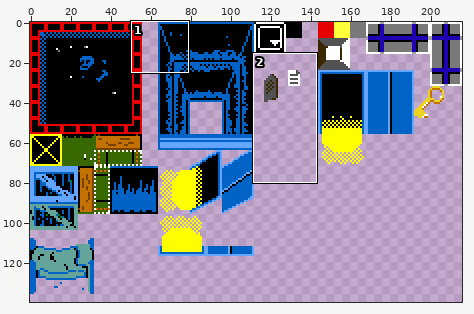
Pixel-art file: Concept/tileset.aseprite. Above, an overview of the earlier version with the close-up marked.
Close-up. First the earlier version:
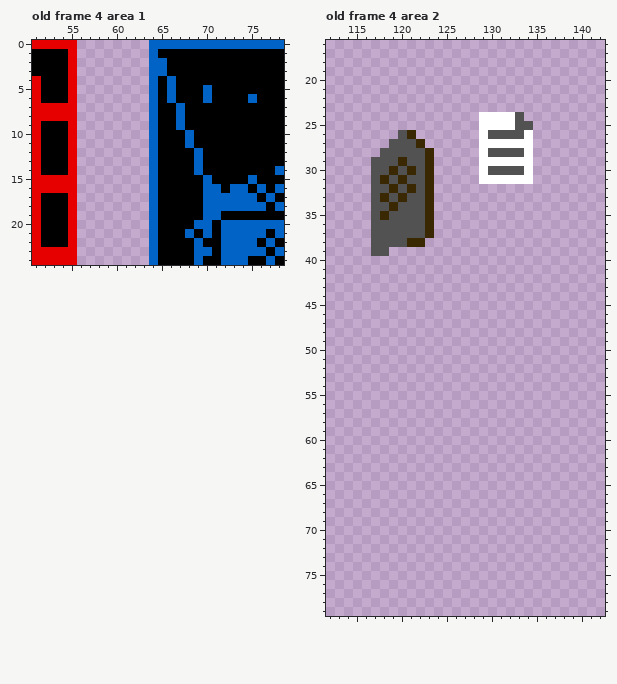
216x200 pixels, 5 frames. Colours within 5 levels of each other are drawn and written as one. Shown: old frame 4 area 1: x 51..78, y 0..24; old frame 4 area 2: x 112..142, y 16..79. The wide view leaves out empty margins. The commit also changed other frames or places, which this record leaves out.
After the commit:
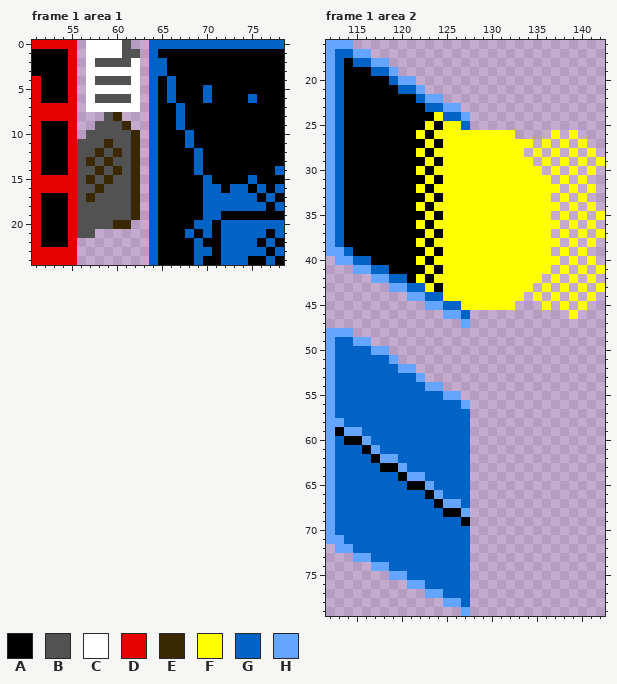
Palette (. is transparent): A #000000  B #525252  C #ffffff  D #e60000  E #3a2802  F #ffff00  G #0163c6  H #64a5ff
A new or re-ordered frame is compared with the old frame closest to it.
What changed:
frames re-ordered
Changed rows in their new state; - is an unchanged pixel.
Frame 1 area 1 against old frame 4, layer "Layer 1":
first column x 56:
 0 -CCCCB-
 1 -CCCCBB
 2 -CBBBBC
 3 -CCCCCC
 4 -CBBBBC
 5 -CCCCCC
 6 -CBBBBC
 7 -CCCCCC
 8 ---BE--
 9 --BBBE-
10 -BBBBBE
11 BBBEBBE
12 BBEBEBE
13 BEBEBBE
14 BBEBEBE
15 BEBEBBE
16 BBEBBBE
17 BEBBBBE
18 BBBBBBE
19 BBBBBBE
20 BBBBEE-
21 BB-----
Frame 1 area 2 against old frame 4, layer "Layer 1":
first column x 112:
16 HHH----------------------------
17 HGGHH--------------------------
18 HGAGGHH------------------------
19 HGAAAGGH-----------------------
20 HGAAAAAGHH---------------------
21 HGAAAAAAGGH--------------------
22 HGAAAAAAAAGHH------------------
23 HGAAAAAAAAAGGHH----------------
24 HGAAAAAAAAAAFGGH-.....---------
25 HGAAAAAAAAAFAFFG-......--------
26 HGAAAAAAAAFAFFFFFFFFF..--F-F---
27 HGAAAAAAAAAFAFFFFFFFFFF-F-F-F--
28 HGAAAAAAAAFAFFFFFFFFFF.F-F-F-F-
29 HGAAAAAAAAAFAFFFFFFFFFF-F-F-F-F
30 HGAAAAAAAAFAFFFFFFFFFFFF-F-F-F-
31 HGAAAAAAAAAFAFFFFFFFFFFFF-F-F--
32 HGAAAAAAAAFAFFFFFFFFFFFFFF-F-F-
33 HGAAAAAAAAAFAFFFFFFFFFFFF-F-F--
34 HGAAAAAAAAFAFFFFFFFFFFFFFF-F-F-
35 HGAAAAAAAAAFAFFFFFFFFFFFF-F-F-F
36 HGAAAAAAAAFAFFFFFFFFFFFFFF-F-F-
37 HGAAAAAAAAAFAFFFFFFFFFFFF-F-F-F
38 HGAAAAAAAAFAFFFFFFFFFFFFFF-F-F-
39 HHGAAAAAAAAFAFFFFFFFFFFFF-F-F--
40 -HHGGAAAAAFAFFFFFFFFFFFFFF-F-F-
41 ---HHGGAAAAFAFFFFFFFFFFFF-F-F-F
42 -----HHGGAFAFFFFFFFFFFFF-F-F-F-
43 -------HHGGFAFFFFFFFFFF-F-F-F-F
44 ---------HHGGFFFFFFFFF-F-F-F-F-
45 -----------HHGGFFFFFF---F-F-F--
46 -------------HHG-----------F---
47 ---------------H---------------
48 HHH----------------------------
49 HGGHH--------------------------
50 HGGGGHH------------------------
51 HGGGGGGH-----------------------
52 HGGGGGGGHH---------------------
53 HGGGGGGGGGH--------------------
54 HGGGGGGGGGGHH------------------
55 HGGGGGGGGGGGGHH----------------
56 HGGGGGGGGGGGGGGH---------------
57 HGGGGGGGGGGGGGGG---------------
58 HHGGGGGGGGGGGGGG---------------
59 HAHHGGGGGGGGGGGG---------------
60 HGAAHGGGGGGGGGGG---------------
61 HGGGAHGGGGGGGGGG---------------
62 HGGGGAHHGGGGGGGG---------------
63 HGGGGGAAHGGGGGGG---------------
64 HGGGGGGGAHHGGGGG---------------
65 HGGGGGGGGAAHGGGG---------------
66 HGGGGGGGGGGAHGGG---------------
67 HGGGGGGGGGGGAHHG---------------
68 HGGGGGGGGGGGGAAH---------------
69 HGGGGGGGGGGGGGGA---------------
70 HGGGGGGGGGGGGGGG---------------
71 HHGGGGGGGGGGGGGG---------------
72 -HHGGGGGGGGGGGGG---------------
73 ---HHGGGGGGGGGGG---------------
74 -----HHGGGGGGGGG---------------
75 -------HHGGGGGGG---------------
76 ---------HHGGGGG---------------
77 -----------HHGGG---------------
78 -------------HHG---------------
79 ---------------H---------------
Where, in picture pixels (left, top, right, bottom), the same in both close-ups:
added: (77, 40, 140, 238)
changed: (326, 40, 605, 328)
added: (326, 328, 470, 616)
